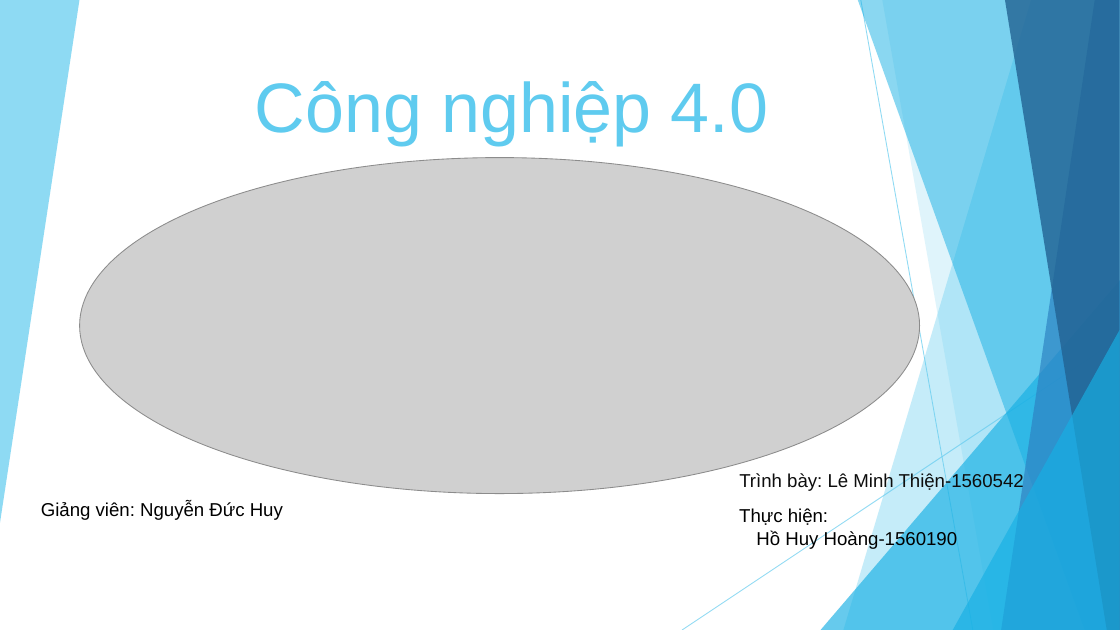
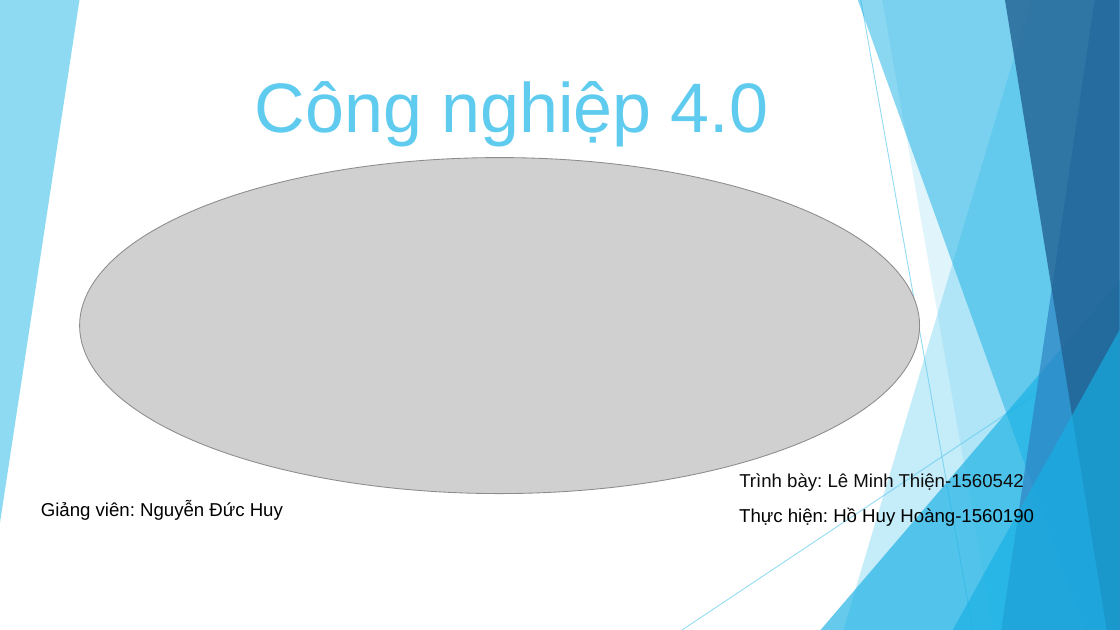
Before and after one commit to knst18ck2/KNST, a slide deck: slide 1 of Báo cáo.pptx. Drawn at 1120x630 pixels with LibreOffice and Linux fonts; fonts in the diff are those of the drawing; grey boxes stand for pictures. Boxes give left, top, right and bottom in pixels: in the first picture for what was removed or moved away, otherwise in the second. Text is boxed around its words. In the diff, an @@ line names an element or a change of style, - is before the commit and + after.

```diff
--- a/Báo cáo.pptx
+++ b/Báo cáo.pptx
@@ text at box(739, 508, 1034, 527): text changed @@
-Thực hiện:
-Hồ Huy Hoàng-1560190
+Thực hiện: Hồ Huy Hoàng-1560190
```
Also in this commit, not shown: 2 slides added.
